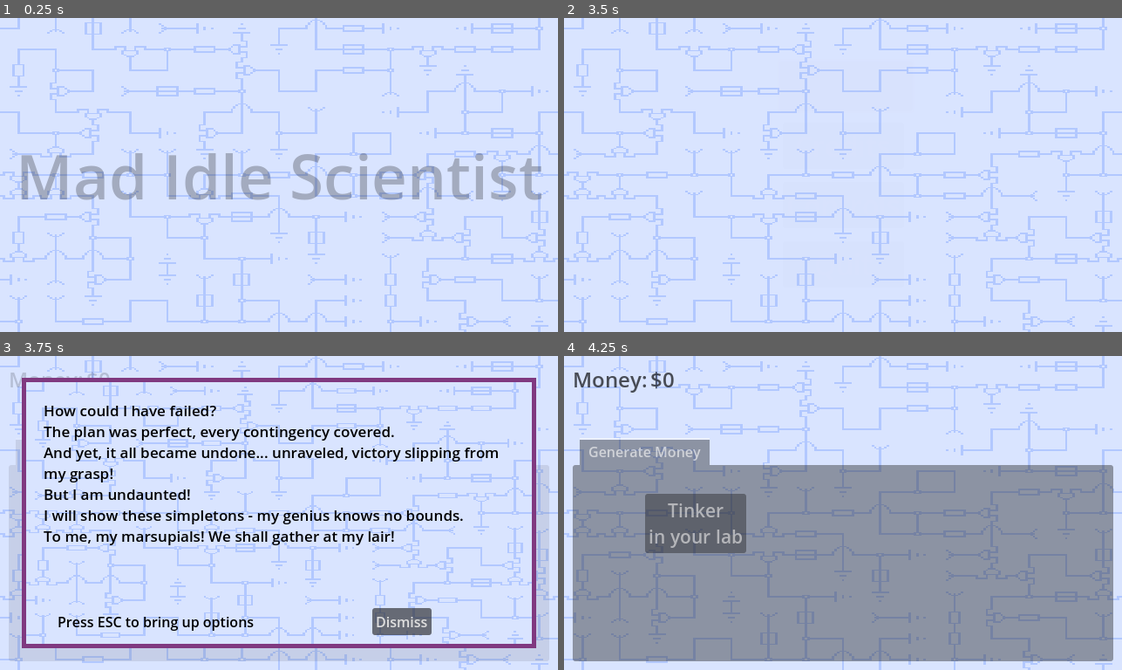
Above: before the commit, frames 1-4 (two rows, left to right).
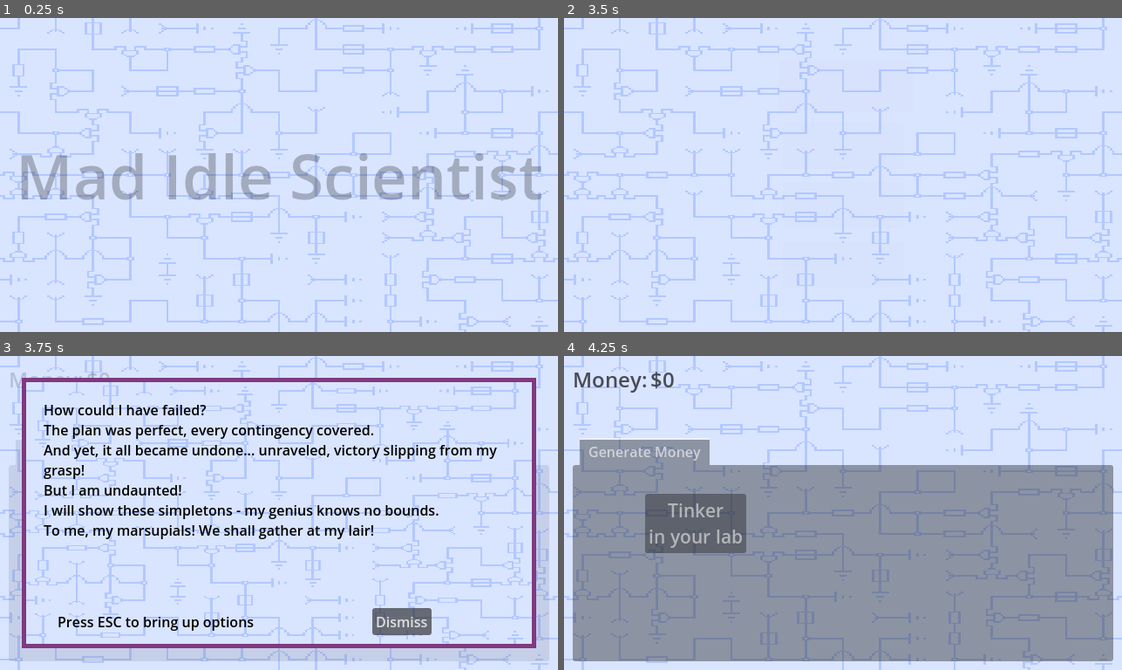
Above: after the commit, the same moments.

Repository: Habidakus/mad-idle-scientist
Game: Godot game, scene res://Scenes/main.tscn
Two runs of this game, one before a commit and one after it. Both use one fixed random seed, a clock stepped at 60 frames per second and the inputs below.
Inputs (mouse positions are in pixels of both pictures, inside the frame that each line leads up to):
- Up to frame 1 (0.25 s): no input
- Up to frame 2 (3.5 s): tap Enter at 0.5 s; move the mouse to (965, 159) at 0.52 s; tap 1 at 0.6 s; click (965, 159) at 0.67 s; drag from (731, 190) to (815, 237) at 1.27 s; click "Play" at 2 s; click "Play" at 2.75 s
- Up to frame 3 (3.75 s): tap Space at 3.5 s; move the mouse to (334, 443) at 3.52 s; tap 3 at 3.6 s; click (334, 443) at 3.67 s
- Up to frame 4 (4.25 s): no input

Frames 1-2 are identical in both runs. In frame 3, 8.3% of the frame differs, in the area x 7-90%, y 15-61%; in frame 4, nothing differs.

Commit message:
Fixed text size on some rants, updated diary

Diff:
--- a/Scenes/game_state.tscn
+++ b/Scenes/game_state.tscn
@@ -468,10 +468,10 @@
 layout_mode = 2
 size_flags_vertical = 3
 theme_override_colors/default_color = Color(0, 0, 0, 1)
-theme_override_font_sizes/bold_italics_font_size = 17
-theme_override_font_sizes/italics_font_size = 17
-theme_override_font_sizes/normal_font_size = 17
-theme_override_font_sizes/bold_font_size = 17
+theme_override_font_sizes/bold_italics_font_size = 16
+theme_override_font_sizes/italics_font_size = 16
+theme_override_font_sizes/normal_font_size = 16
+theme_override_font_sizes/bold_font_size = 16
 bbcode_enabled = true
 text = "Rant goes here"
 
Not shown, changed: daily_work_diary.txt
